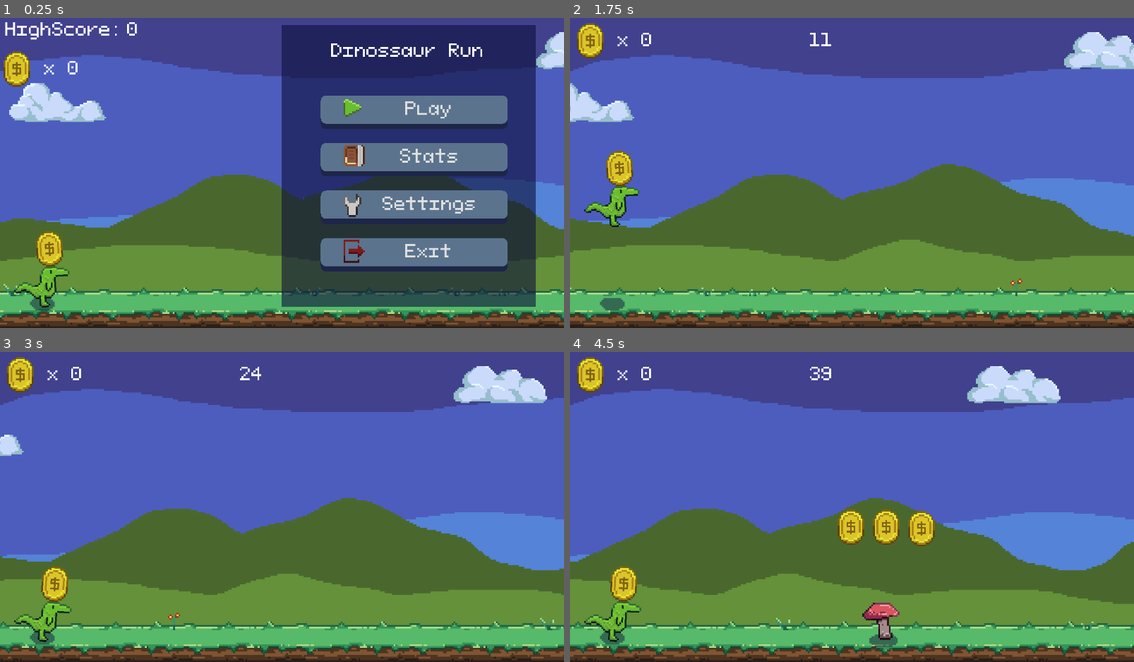
Above: before the commit, frames 1-4 (two rows, left to right).
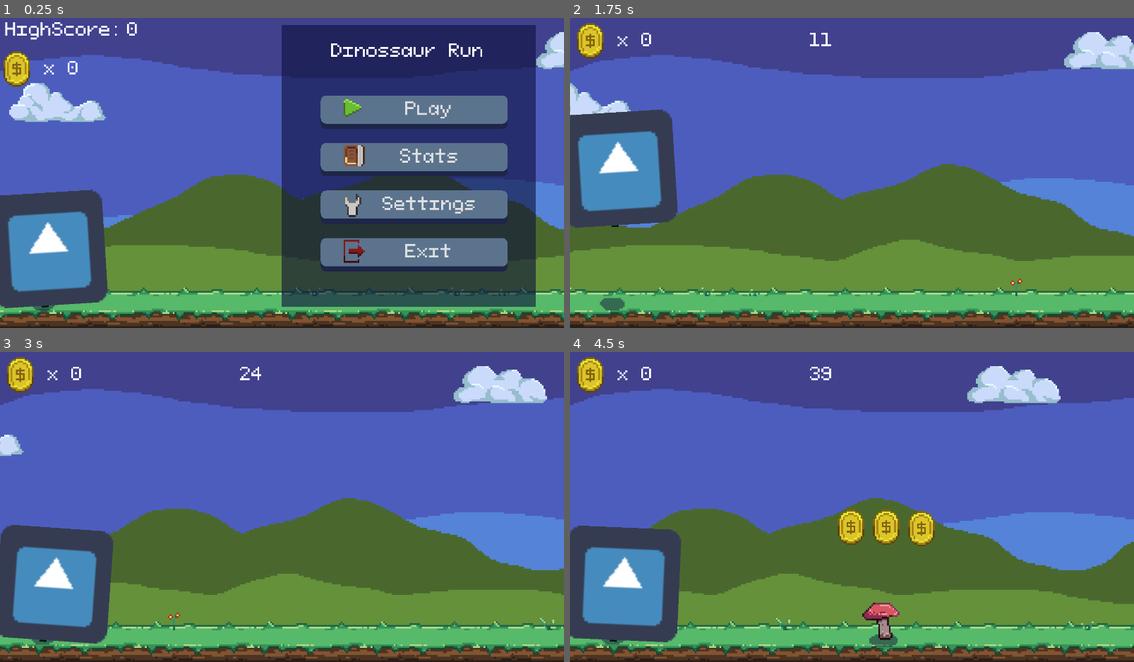
Above: after the commit, the same moments.

Repository: zMenta/DinosaurRun
Game: Godot game, scene res://main/Main.tscn
Two runs of this game, one before a commit and one after it. Both use one fixed random seed, a clock stepped at 60 frames per second and the inputs below. The engine's default icon, where the game draws it, is replaced by a stand-in: a white triangle on a blue panel in a dark square.
Inputs:
- Up to frame 1 (0.25 s): no input
- Up to frame 2 (1.75 s): click "Play" at 0.5 s; tap Space (jump) at 1.52 s
- Up to frame 3 (3 s): tap Space (jump) at 2.27 s
- Up to frame 4 (4.5 s): tap Space (jump) at 3.77 s

The runs differ from the first frame. In frame 1, 6.7% of the frame differs, in the area x 0-20%, y 55-94%; in frame 2, 6.7%; in frame 3, 7.1%, in the area x 0-21%, y 55-95%; in frame 4, 7.0%.

Commit message:
loading current hat index from save file

Diff:
--- a/DinosaurRun/main/Main.gd
+++ b/DinosaurRun/main/Main.gd
@@ -39,6 +39,7 @@
 
 	set_highscore(_save.player_stats.highscore)
 	set_total_coins(_save.player_stats.total_coins)
+	player.current_hat_index = _save.player_stats.current_hat_index
 	total_points_made = _save.player_stats.total_points_made
 	menu_stats.save = _save
 	menu_options.save = _save
--- a/DinosaurRun/scenes/player/PlayerNode.gd
+++ b/DinosaurRun/scenes/player/PlayerNode.gd
@@ -5,14 +5,11 @@
 onready var sprite_hat := $Player/Sprite/SpriteHat
 
 export(Resource) var hats_resource
-var current_hat_index := 0
-
-
-func _ready():
-	set_hat(1)
+var current_hat_index := 0 setget set_hat
 
 
 func set_hat(hat_index: int) -> void:
+	current_hat_index = hat_index
 	sprite_hat.texture = hats_resource.hats_textures[hat_index]
 
 
